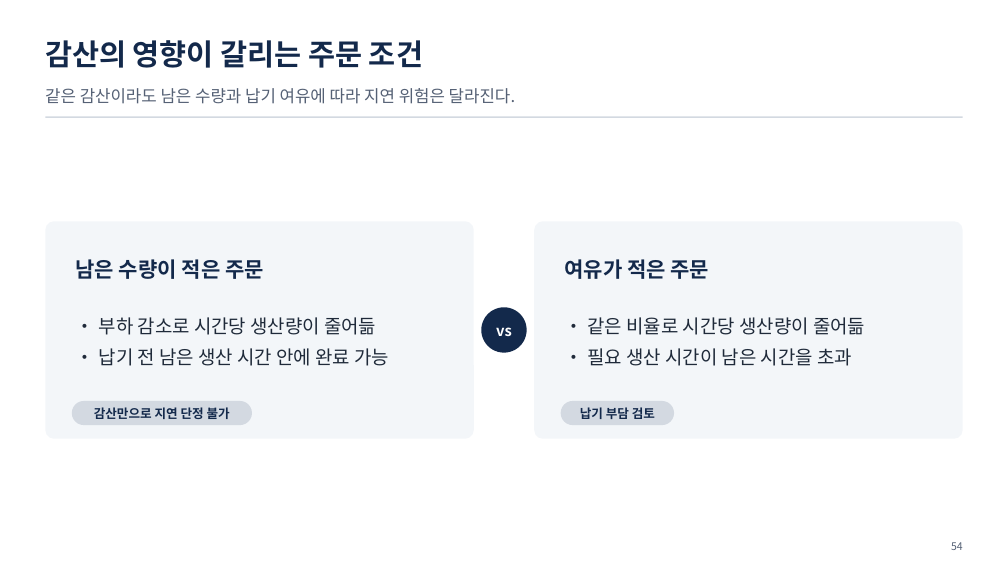
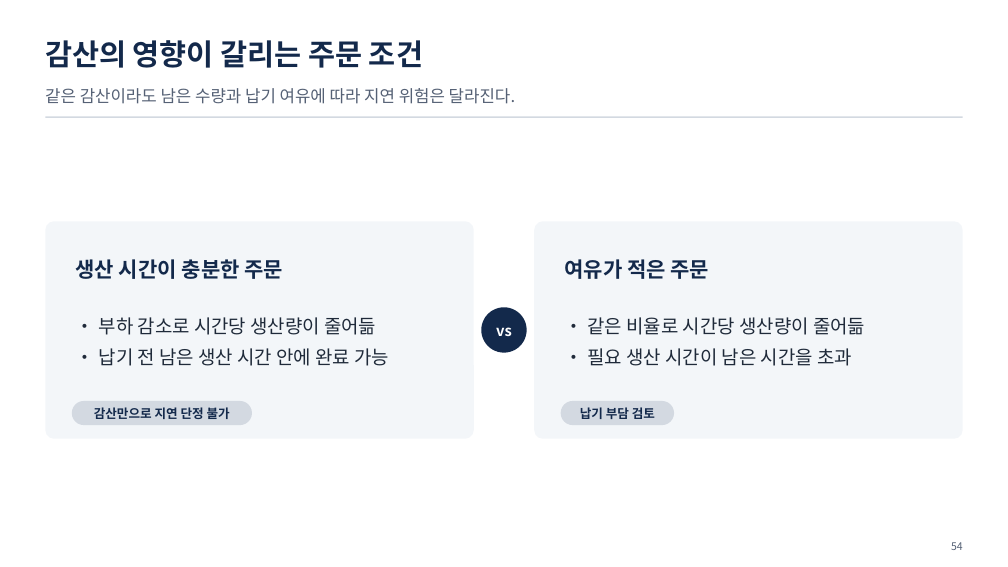
Before and after one commit to uengine-oss/hyd-iot-edu, a slide deck: slide 54 of workspace/강의제작/산출물/통합반/이론/03회차/통합반_03일차.pptx. Drawn at 1008x567 pixels with LibreOffice and Linux fonts; fonts in the diff are those of the drawing. Boxes give left, top, right and bottom in pixels: in the first picture for what was removed or moved away, otherwise in the second. Text is boxed around its words. In the diff, an @@ line names an element or a change of style, - is before the commit and + after.

```diff
--- a/workspace/강의제작/산출물/통합반/이론/03회차/통합반_03일차.pptx
+++ b/workspace/강의제작/산출물/통합반/이론/03회차/통합반_03일차.pptx
@@ text at <box>75,259,284,279</box>: text changed @@
-남은 수량이 적은 주문
+생산 시간이 충분한 주문
```
Also in this commit, not shown: 12 other slides changed, 35 other files.
